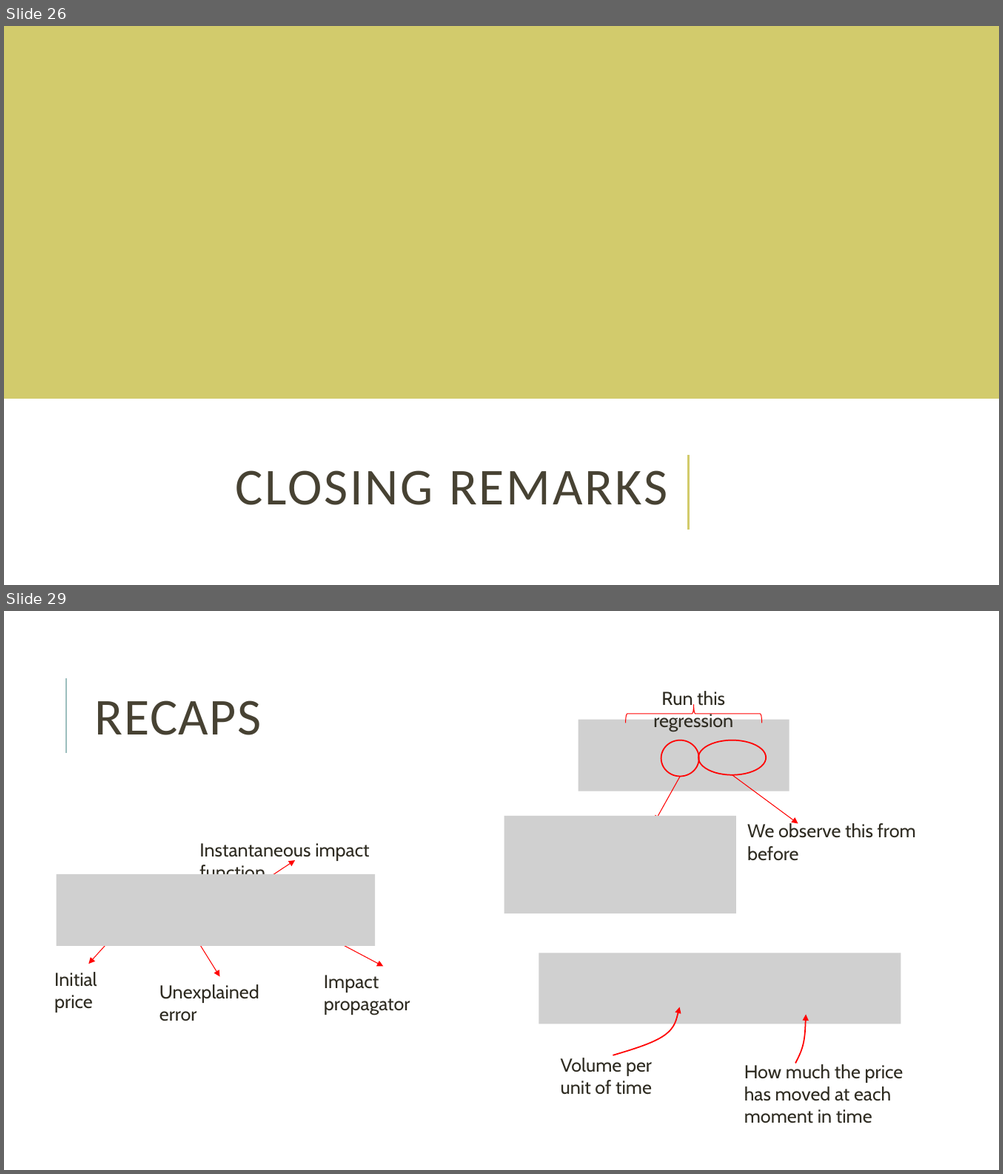
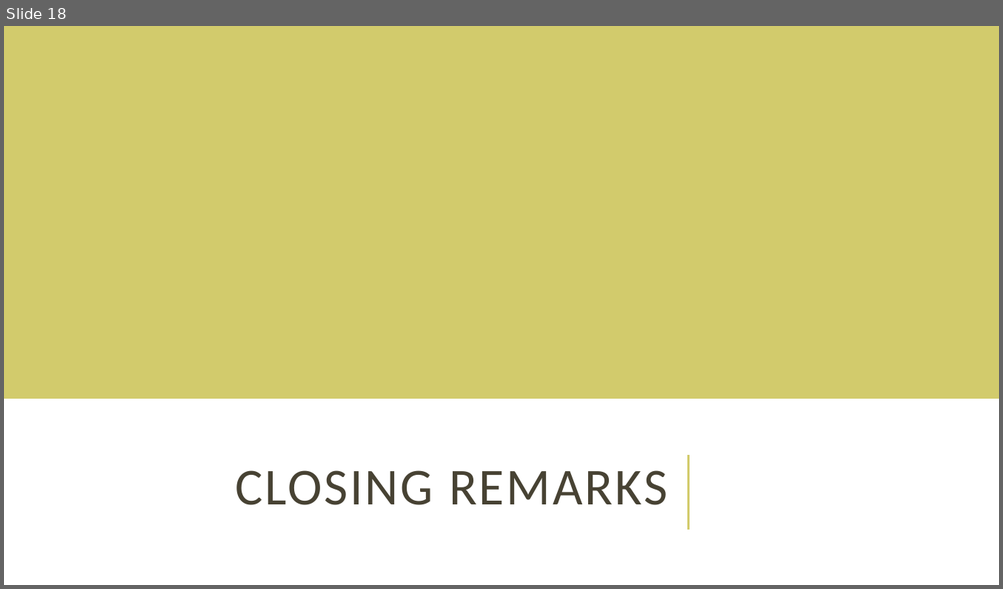
Before and after one commit to ef4s/RoughVol, a slide deck: Volatility Is Rough.pptx. Shown one above the other, each under a label of ours: slides 26 and 29 before the commit, slide 18 after it; the slides between them are not shown. The pictures are 1003x1174 and 1003x589 pixels, drawn with LibreOffice and Linux fonts; fonts in the diff are those of the drawing; grey boxes stand for pictures. Boxes give left, top, right and bottom in pixels: in the first picture for what was removed or moved away, otherwise in the second. Text is boxed around its words. In the diff, an @@ line names an element or a change of style, - is before the commit and + after.

```diff
--- a/Volatility Is Rough.pptx
+++ b/Volatility Is Rough.pptx
@@ slide 29 removed at (4,611,999,1170), background #FFFFFF @@
@@ line removed from (66, 753) to (66, 678) @@
@@ title removed at (95,701,261,735) @@
-RECAPS
@@ group removed at (504,691,916,914): 2 pictures, 2 ellipses, 2 arrows, 2 texts, 1 right brace @@
-Run this regression
-We observe this from before
@@ group removed at (54,843,410,1022): 4 arrows, 4 texts, 1 picture @@
-Initial price
-Unexplained error
-Instantaneous impact function
-Impact propagator
@@ group removed at (539,954,903,1124): 2 texts, 2 freeform shapes, 1 picture @@
-Volume per unit of time
-How much the price has moved at each moment in time
@@ what was slide 26 is now slide 18 @@
```
Also in this commit, not shown: 8 slides changed, 5 slides added, 13 other slides removed, 7 other files.
